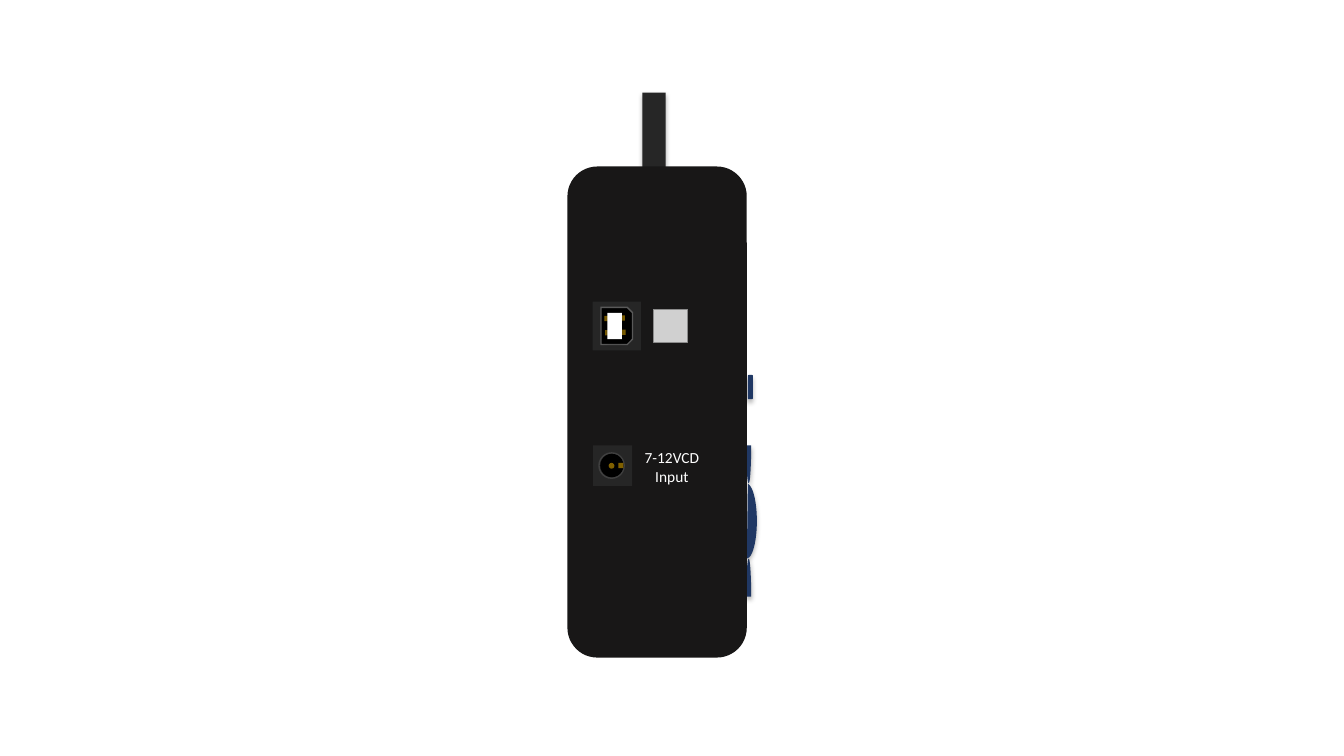
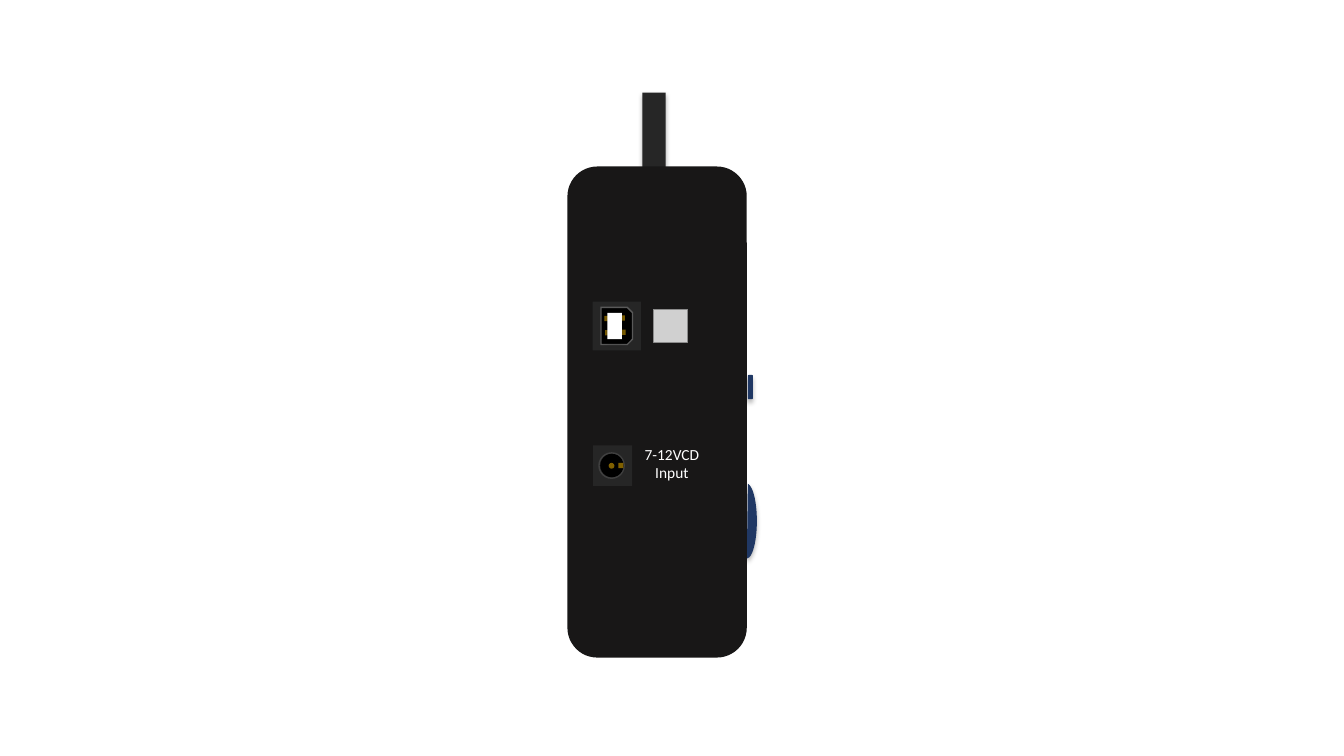
Before and after one commit to jhonalexrl/SensorActuadorInvernadero, a slide deck: slide 3 of CONTROL INV.pptx. Drawn at 1344x756 pixels with LibreOffice and Linux fonts; fonts in the diff are those of the drawing; grey boxes stand for pictures. Boxes give left, top, right and bottom in pixels: in the first picture for what was removed or moved away, otherwise in the second. Text is boxed around its words. In the diff, an @@ line names an element or a change of style, - is before the commit and + after.

```diff
--- a/CONTROL INV.pptx
+++ b/CONTROL INV.pptx
@@ chord (boxed as its full ellipse) removed at <box>747,407,752,483</box> @@
@@ text "7-12VCD": place and size @@
-text "7-12VCD" at <box>645,453,699,485</box>
+text "7-12VCD" at <box>645,450,699,481</box>
@@ chord (boxed as its full ellipse) removed at <box>747,558,752,635</box> @@
```
Also in this commit, not shown: 2 other slides changed.
